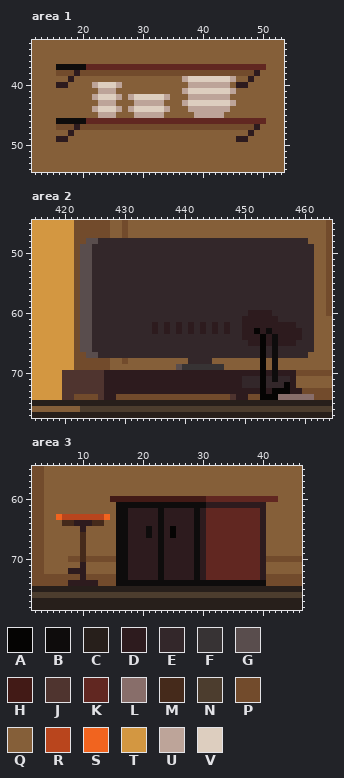
Edited in one commit: pixel-art file (! External Files/experimentation.aseprite). This is how it looked before the edit.
963x109 pixels, 1 frame. Colours within 5 levels of each other are drawn and written as one. Shown: area 1: x 12..53, y 33..54; area 2: x 415..464, y 45..77; area 3: x 2..46, y 55..78. The commit also changed other parts of the picture, which this record leaves out.
Visible layers, top first: "Foreground/Furniture + Objects", "Foreground/Wall", "Characters", "Background/Furniture", "Background/Wall".
Palette (. is transparent): A #050403  B #0e0c0c  C #271f1b  D #2d1b1e  E #33272a  F #373334  G #594d4d  H #421a16  J #4f342f  K #612721  L #886e6a  M #452a1b  N #4c3d2e  P #724b2c  Q #855f39  R #b9451d  S #f1641f  T #d39741  U #bda499  V #ddcebf
Pixels before, area 1, first column x 12:
33 QQQQQQQQQQQQQQQQQQQQQQQQQQQQQQQQQQQQQQQQQQ
34 QQQQQQQQQQQQQQQQQQQQQQQQQQQQQQQQQQQQQQQQQQ
35 QQQQQQQQQQQQQQQQQQQQQQQQQQQQQQQQQQQQQQQQQQ
36 QQQQQQQQQQQQQQQQQQQQQQQQQQQQQQQQQQQQQQQQQQ
37 QQQQBBBBBKKKKKKKKKKKKKKKKKKKKKKKKKKKKKKQQQ
38 QQQQPPPDPPPPPPPPPPPPPPPPPPPPPPPPPPPPPDQQQQ
39 QQQQQQDQQQQQQQQQQQQQQQQQQUVVVVVVVUQQDQQQQQ
40 QQQQDDQQQQUVVVUQQQQQQQQQQQUUUUUUUQDDQQQQQQ
41 QQQQQQQQQQQUUUQQQQQQQQQQQUVVVVVVVUQQQQQQQQ
42 QQQQQQQQQQUVVVUQUVVVVVUQQQUUUUUUUQQQQQQQQQ
43 QQQQQQQQQQQUUUQQQUUUUUQQQUVVVVVVVUQQQQQQQQ
44 QQQQQQQQQQUVVVUQUVVVVVUQQQUUUUUUUQQQQQQQQQ
45 QQQQQQQQQQQUUUQQQUUUUUQQQQQUUUUUQQQQQQQQQQ
46 QQQQBBBBBKKKKKKKKKKKKKKKKKKKKKKKKKKKKKKQQQ
47 QQQQPPPDPPPPPPPPPPPPPPPPPPPPPPPPPPPPPDQQQQ
48 QQQQQQDQQQQQQQQQQQQQQQQQQQQQQQQQQQQQDQQQQQ
49 QQQQDDQQQQQQQQQQQQQQQQQQQQQQQQQQQQDDQQQQQQ
50 QQQQQQQQQQQQQQQQQQQQQQQQQQQQQQQQQQQQQQQQQQ
51 QQQQQQQQQQQQQQQQQQQQQQQQQQQQQQQQQQQQQQQQQQ
52 QQQQQQQQQQQQQQQQQQQQQQQQQQQQQQQQQQQQQQQQQQ
53 QQQQQQQQQQQQQQQQQQQQQQQQQQQQQQQQQQQQQQQQQQ
54 QQQQQQQQQQQQQQQQQQQQQQQQQQQQQQQQQQQQQQQQQQ
Pixels before, area 2, first column x 415:
45 TTTTTTTPPPPPPQQPQQQQQQQQQQQQQQQQQQQQQQQQQQQQQQQQQP
46 TTTTTTTPPPPPPQQPQQQQQQQQQQQQQQQQQQQQQQQQQQQQQQQQQP
47 TTTTTTTPPPPPPQQPQQQQQQQQQQQQQQQQQQQQQQQQQQQQQQQQQP
48 TTTTTTTPPGGEEEEEEEEEEEEEEEEEEEEEEEEEEEEEEEEEEEQQQP
49 TTTTTTTPGGEEEEEEEEEEEEEEEEEEEEEEEEEEEEEEEEEEEEEQQP
50 TTTTTTTPGGEEEEEEEEEEEEEEEEEEEEEEEEEEEEEEEEEEEEEQQP
51 TTTTTTTPGGEEEEEEEEEEEEEEEEEEEEEEEEEEEEEEEEEEEEEQQP
52 TTTTTTTPGGEEEEEEEEEEEEEEEEEEEEEEEEEEEEEEEEEEEEEQQP
53 TTTTTTTPGGEEEEEEEEEEEEEEEEEEEEEEEEEEEEEEEEEEEEEQQP
54 TTTTTTTPGGEEEEEEEEEEEEEEEEEEEEEEEEEEEEEEEEEEEEEQQP
55 TTTTTTTPGGEEEEEEEEEEEEEEEEEEEEEEEEEEEEEEEEEEEEEQQP
56 TTTTTTTPGGEEEEEEEEEEEEEEEEEEEEEEEEEEEEEEEEEEEEEQQP
57 TTTTTTTPGGEEEEEEEEEEEEEEEEEEEEEEEEEEEEEEEEEEEEEQQP
58 TTTTTTTPGGEEEEEEEEEEEEEEEEEEEEEEEEEEEEEEEEEEEEEQQP
59 TTTTTTTPGGEEEEEEEEEEEEEEEEEEEEEEEEEEEEEEEEEEEEEQQP
60 TTTTTTTPGGEEEEEEEEEEEEEEEEEEEEEEEEEEDDDDEEEEEEEQQP
61 TTTTTTTPGGEEEEEEEEEEEEEEEEEEEEEEEEEDDDDDDEEEEEEQQQ
62 TTTTTTTPGGEEEEEEEEEEDEDEDEDEDEDEDEEDDDDDDDDDEEEQQQ
63 TTTTTTTPGGEEEEEEEEEEDEDEDEDEDEDEDEEDDADBDDDDDEEQQQ
64 TTTTTTTPGGEEEEEEEEEEEEEEEEEEEEEEEEEDDDADBDDDDEEQQQ
65 TTTTTTTPGGEEEEEEEEEEEEEEEEEEEEEEEEEEDDADBDDDEEEQQQ
66 TTTTTTTPGGEEEEEEEEEEEEEEEEEEEEEEEEEEEEAEBEEEEEEQQQ
67 TTTTTTTPPGGEEEEEEEEEEEEEEEEEEEEEEEEEEEAEBEEEEEQQQQ
68 TTTTTTTPPPPPPQQPQQQQQQQQQQEEEEQQQQQQQQAQBQQQQQQQQQ
69 TTTTTTTPPPPPPQQQQQQQQQQQGFFFFFFFQQQQQQAQBQQQQQQQQQ
70 TTTTTJJJJJJJDDDDDDDDDDDDDDDDDDDDDDDDDDADBDDDPPPPPP
71 TTTTTJJJJJJJDDDDDDDDDDDDDDDDDDDDDDDEEEAEBEEDQQQQQQ
72 TTTTTJJJJJJJDDDDDDDDDDDDDDDDDDDDDDDEEEAEEEADQQQQQQ
73 TTTTTJJJJJJJDDDDDDDDDDDDDDDDDDDDDDDDDDADAAADDPPPPP
74 TTTTTJJPPPPJDDPPPPPPPPPPPPPPPPPPPJDDPPAAALLLLLLPPP
75 CCCCCCCCCCCCCCCCCCCCCCCCCCCCCCCCCCCCCCCCCCCCCCCCCC
76 QQQQQQQQNNNNNNNNNNNNNNNNNNNNNNNNNNNNNNNNNNNNNNNNNN
77 CCCCCCCCCCCCCCCCCCCCCCCCCCCCCCCCCCCCCCCCCCCCCCCCCC
Pixels before, area 3, first column x 2:
55 PPQQQQQQQQQQQQQQQQQQQQQQQQQQQQQQQQQQQQQQQQQQQ
56 PPQQQQQQQQQQQQQQQQQQQQQQQQQQQQQQQQQQQQQQQQQQQ
57 PPQQQQQQQQQQQQQQQQQQQQQQQQQQQQQQQQQQQQQQQQQQQ
58 PPQQQQQQQQQQQQQQQQQQQQQQQQQQQQQQQQQQQQQQQQQQQ
59 PPQQQQQQQQQQQQQQQQQQQQQQQQQQQQQQQQQQQQQQQQQQQ
60 PPQQQQQQQQQQQHHHHHHHHHHHHHHHHKKKKKKKKKKKKQQQQ
61 PPQQQQQQQQQQQQBBBBBBBBBBBBBBBDDDDDDDDDDQQQQQQ
62 PPQQQQQQQQQQQQBBDDDDDBDDDDDBDKKKKKKKKKDQQQQQQ
63 PPQQSRRRRRRRSQBBDDDDDBDDDDDBDKKKKKKKKKDQQQQQQ
64 PPQQQMMDDDMMQQBBDDDDDBDDDDDBDKKKKKKKKKDQQQQQQ
65 PPQQQQQQDQQQQQBBDDDBDBDADDDBDKKKKKKKKKDQQQQQQ
66 PPQQQQQQMQQQQQBBDDDBDBDADDDBDKKKKKKKKKDQQQQQQ
67 PPQQQQQQMQQQQQBBDDDDDBDDDDDBDKKKKKKKKKDQQQQQQ
68 PPQQQQQQMQQQQQBBDDDDDBDDDDDBDKKKKKKKKKDQQQQQQ
69 PPQQQQQQMQQQQQBBDDDDDBDDDDDBDKKKKKKKKKDQQQQQQ
70 PPQQQQPPMPPPPPBBDDDDDBDDDDDBDKKKKKKKKKDPPPPPP
71 PPQQQQQQDQQQQQBBDDDDDBDDDDDBDKKKKKKKKKDQQQQQQ
72 PPQQQQDDDQQQQQBBDDDDDBDDDDDBDKKKKKKKKKDQQQQQQ
73 PPPPPPPPDPPPPPBBDDDDDBDDDDDBDKKKKKKKKKDPPPPPP
74 PPPPPPDDDDDPPPBBBBBBBBBBBBBBBBBBBBBBBBBPPPPPP
75 CCCCCCCCCCCCCCCCCCCCCCCCCCCCCCCCCCCCCCCCCCCCC
76 NNNNNNNNNNNNNNNNNNNNNNNNNNNNNNNNNNNNNNNNNNNNN
77 CCCCCCCCCCCCCCCCCCCCCCCCCCCCCCCCCCCCCCCCCCCCC
78 CCCCCCCCCCCCCCCCCCCCCCCCCCCCCCCCCCCCCCCCCCCCC
The result:
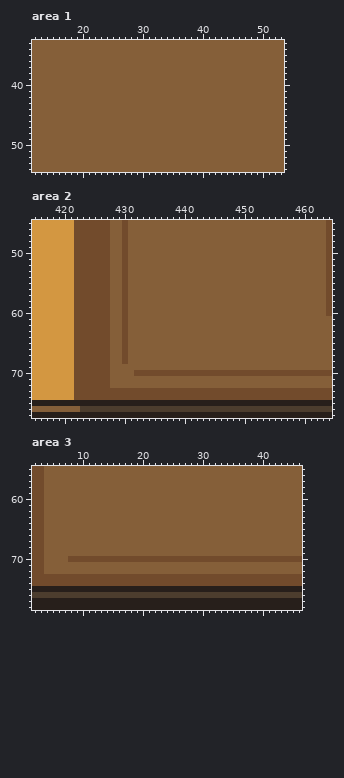
Difference:
layer "Foreground/Furniture + Objects" now hidden
Changed rows in their new state; - is an unchanged pixel.
Area 1:
first column x 16:
37 QQQQQQQQQQQQQQQQQQQQQQQQQQQQQQQQQQQ
38 QQQQQQQQQQQQQQQQQQQQQQQQQQQQQQQQQQ-
39 --Q------------------QQQQQQQQQ--Q--
40 QQ----QQQQQ-----------QQQQQQQ-QQ---
41 -------QQQ-----------QQQQQQQQQ-----
42 ------QQQQQ-QQQQQQQ---QQQQQQQ------
43 -------QQQ---QQQQQ---QQQQQQQQQ-----
44 ------QQQQQ-QQQQQQQ---QQQQQQQ------
45 -------QQQ---QQQQQ-----QQQQQ-------
46 QQQQQQQQQQQQQQQQQQQQQQQQQQQQQQQQQQQ
47 QQQQQQQQQQQQQQQQQQQQQQQQQQQQQQQQQQ-
48 --Q-----------------------------Q--
49 QQ----------------------------QQ---
Area 2:
first column x 420:
48 ----PPPPQQPQQQQQQQQQQQQQQQQQQQQQQQQQQQQQQ-
49 ---PPPPPQQPQQQQQQQQQQQQQQQQQQQQQQQQQQQQQQQ
50 ---PPPPPQQPQQQQQQQQQQQQQQQQQQQQQQQQQQQQQQQ
51 ---PPPPPQQPQQQQQQQQQQQQQQQQQQQQQQQQQQQQQQQ
52 ---PPPPPQQPQQQQQQQQQQQQQQQQQQQQQQQQQQQQQQQ
53 ---PPPPPQQPQQQQQQQQQQQQQQQQQQQQQQQQQQQQQQQ
54 ---PPPPPQQPQQQQQQQQQQQQQQQQQQQQQQQQQQQQQQQ
55 ---PPPPPQQPQQQQQQQQQQQQQQQQQQQQQQQQQQQQQQQ
56 ---PPPPPQQPQQQQQQQQQQQQQQQQQQQQQQQQQQQQQQQ
57 ---PPPPPQQPQQQQQQQQQQQQQQQQQQQQQQQQQQQQQQQ
58 ---PPPPPQQPQQQQQQQQQQQQQQQQQQQQQQQQQQQQQQQ
59 ---PPPPPQQPQQQQQQQQQQQQQQQQQQQQQQQQQQQQQQQ
60 ---PPPPPQQPQQQQQQQQQQQQQQQQQQQQQQQQQQQQQQQ
61 ---PPPPPQQPQQQQQQQQQQQQQQQQQQQQQQQQQQQQQQQ
62 ---PPPPPQQPQQQQQQQQQQQQQQQQQQQQQQQQQQQQQQQ
63 ---PPPPPQQPQQQQQQQQQQQQQQQQQQQQQQQQQQQQQQQ
64 ---PPPPPQQPQQQQQQQQQQQQQQQQQQQQQQQQQQQQQQQ
65 ---PPPPPQQPQQQQQQQQQQQQQQQQQQQQQQQQQQQQQQQ
66 ---PPPPPQQPQQQQQQQQQQQQQQQQQQQQQQQQQQQQQQQ
67 ----PPPPQQPQQQQQQQQQQQQQQQQQQQQQQQQQQQQQQ-
68 ---------------------QQQQ--------Q-Q------
69 -------------------QQQQQQQQ------Q-Q------
70 TTPPPPPPQQQQPPPPPPPPPPPPPPPPPPPPPPPPPPP---
71 TTPPPPPPQQQQQQQQQQQQQQQQQQQQQQQQQQQQQQQ---
72 TTPPPPPPQQQQQQQQQQQQQQQQQQQQQQQQQQQQQQQ---
73 TTPPPPPPPPPPPPPPPPPPPPPPPPPPPPPPPPPPPPPP--
74 TT----PPP-------------------PPP--PPPPPPPPP
Area 3:
first column x 6:
60 ---------QQQQQQQQQQQQQQQQQQQQQQQQQQQQ
61 ----------QQQQQQQQQQQQQQQQQQQQQQQQQ--
62 ----------QQQQQQQQQQQQQQQQQQQQQQQQQ--
63 QQQQQQQQQ-QQQQQQQQQQQQQQQQQQQQQQQQQ--
64 -QQQQQQQ--QQQQQQQQQQQQQQQQQQQQQQQQQ--
65 ----Q-----QQQQQQQQQQQQQQQQQQQQQQQQQ--
66 ----Q-----QQQQQQQQQQQQQQQQQQQQQQQQQ--
67 ----Q-----QQQQQQQQQQQQQQQQQQQQQQQQQ--
68 ----Q-----QQQQQQQQQQQQQQQQQQQQQQQQQ--
69 ----Q-----QQQQQQQQQQQQQQQQQQQQQQQQQ--
70 ----P-----PPPPPPPPPPPPPPPPPPPPPPPPP--
71 ----Q-----QQQQQQQQQQQQQQQQQQQQQQQQQ--
72 --QQQ-----QQQQQQQQQQQQQQQQQQQQQQQQQ--
73 ----P-----PPPPPPPPPPPPPPPPPPPPPPPPP--
74 --PPPPP---PPPPPPPPPPPPPPPPPPPPPPPPP--
Changed places in both pictures, as pixel boxes (x1, y1, x2, y2):
changed: (56, 64, 266, 142)
changed: (62, 238, 314, 400)
changed: (56, 496, 278, 586)
